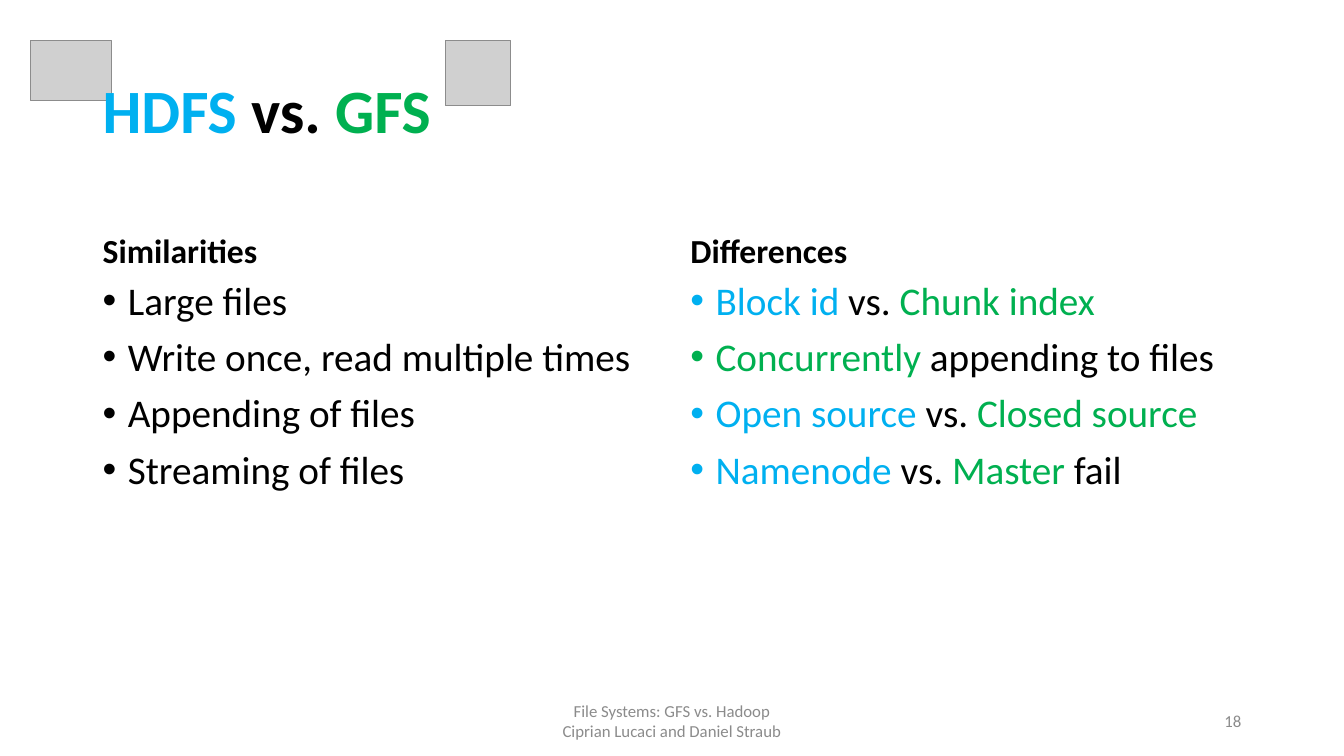
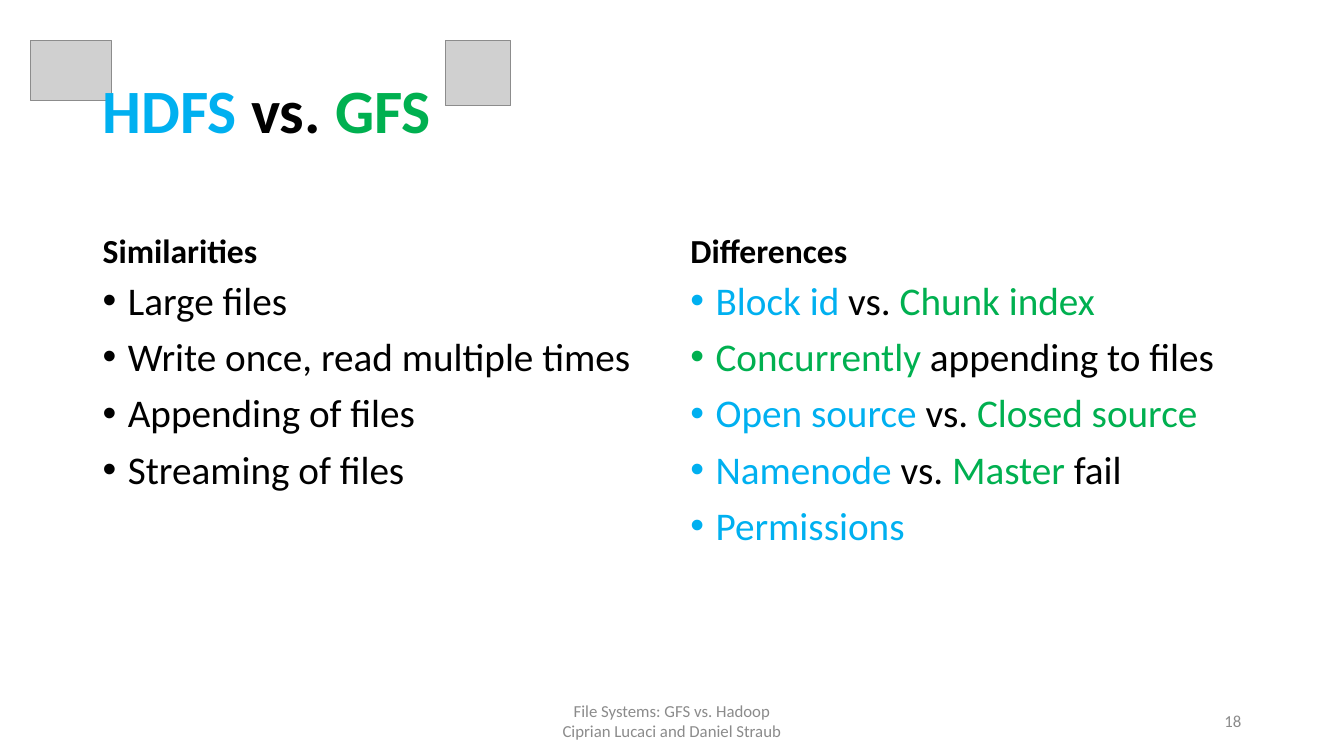
Before and after one commit to cipri7329/ss15-seminar, a slide deck: slide 18 of Presentation/DistributedFileSystems_Daniel.pptx. Drawn at 1344x756 pixels with LibreOffice and Linux fonts; fonts in the diff are those of the drawing; grey boxes stand for pictures; background and template pictures are left out. Boxes give left, top, right and bottom in pixels: in the first picture for what was removed or moved away, otherwise in the second. Text is boxed around its words. In the diff, an @@ line names an element or a change of style, - is before the commit and + after.

```diff
--- a/Presentation/DistributedFileSystems_Daniel.pptx
+++ b/Presentation/DistributedFileSystems_Daniel.pptx
@@ text at [716, 513, 905, 541]: paragraph added @@
+• Permissions
```
Also in this commit, not shown: 1 other slide changed, 14 other files.
